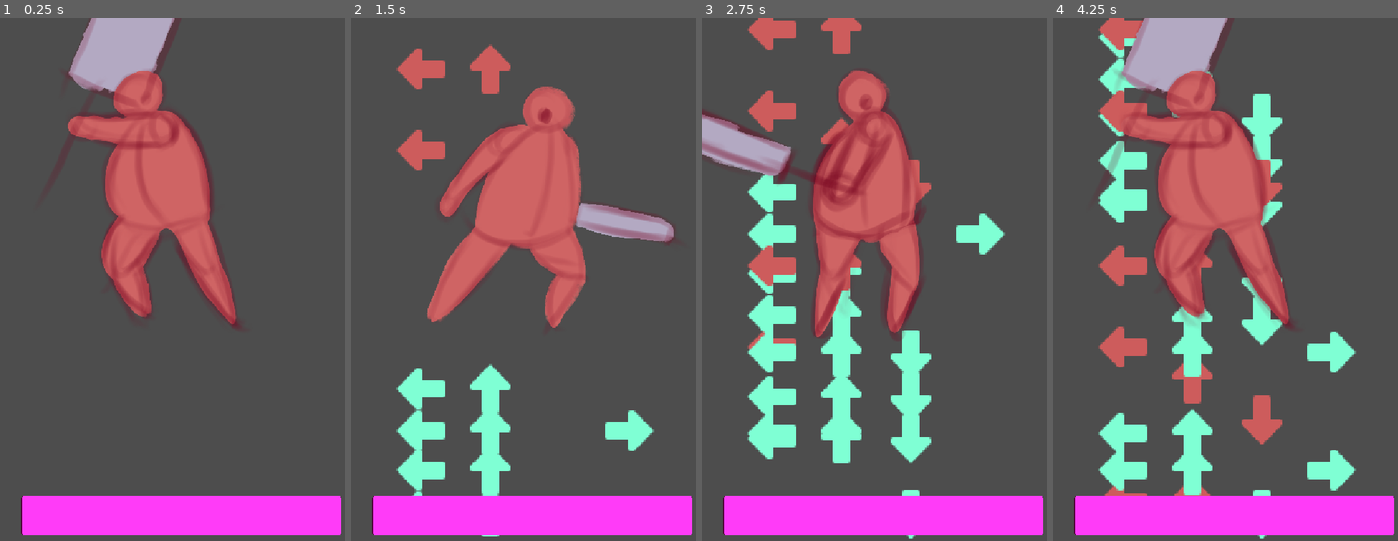
Above: before the commit, frames 1-4 (left to right).
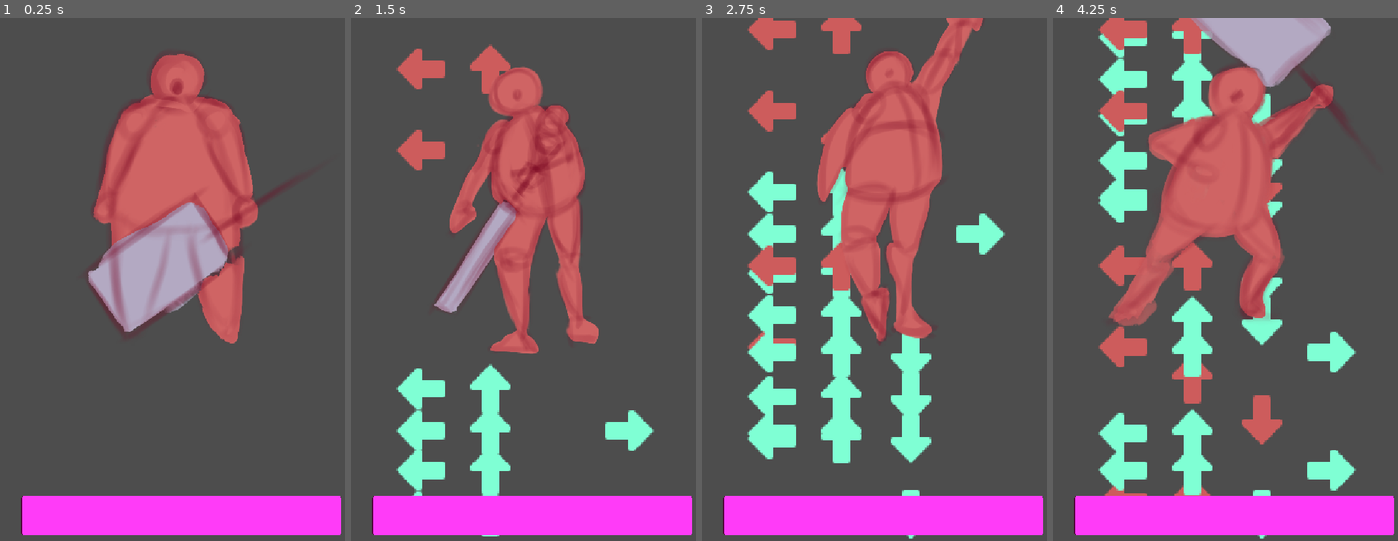
Above: after the commit, the same moments.

Repository: Bbubbee/Musik-Knight
Game: Godot game, scene res://scenes/levels/get_started/attack_manager.tscn
Two runs of this game, one before a commit and one after it. Both use one fixed random seed, a clock stepped at 60 frames per second and the inputs below.
Inputs:
- Up to frame 1 (0.25 s): no input
- Up to frame 2 (1.5 s): tap Enter (ui_accept) at 0.5, 0.77 s; hold D (right) 0.53-1.28 s; hold P (dev_enemy_atk) 0.53-1.28 s; hold S (down) from 1.28 s (still down); tap O (dev_enemy_atk_2, bound only after the commit) at 1.35 s
- Up to frame 3 (2.75 s): tap Enter (ui_accept) at 1.52 s; release S (down) at 2.03 s; hold D (right) from 2.03 s (still down); hold P (dev_enemy_atk) from 2.03 s (still down)
- Up to frame 4 (4.25 s): release D (right) at 2.78 s; release P (dev_enemy_atk) at 2.78 s; hold W (up) 2.78-3.53 s; tap O (dev_enemy_atk_2, bound only after the commit) at 2.85 s; tap Enter (ui_accept) at 3.02, 3.77 s; hold A (left) from 3.53 s (still down); hold P (dev_enemy_atk) from 3.53 s (still down)

The runs differ from the first frame. In frame 1, 18% of the frame differs, in the area x 19-82%, y 0-63%; in frame 2, 11%; in frame 3, 13%; in frame 4, 16%.

Commit message:
added proto animations for enemy and rigged new parry system

Diff:
--- a/project.godot
+++ b/project.godot
@@ -25,8 +25,8 @@
 
 window/size/viewport_width=720
 window/size/viewport_height=1080
-window/size/window_width_override=360
-window/size/window_height_override=540
+window/size/window_width_override=720
+window/size/window_height_override=1080
 window/stretch/mode="canvas_items"
 window/stretch/aspect="expand"
 
@@ -79,6 +79,7 @@
 dev_enemy_atk_2={
 "deadzone": 0.2,
 "events": [Object(InputEventMouseButton,"resource_local_to_scene":false,"resource_name":"","device":-1,"window_id":0,"a …(260 unchanged characters)…
+, Object(InputEventKey,"resource_local_to_scene":false,"resource_name":"","device":-1,"window_id":0,"alt_pressed":false,"shift_pressed":false,"ctrl_pressed":false,"meta_pressed":false,"pressed":false,"keycode":0,"physical_keycode":79,"key_label":0,"unicode":111,"location":0,"echo":false,"script":null)
 ]
 }
 
--- a/scenes/actors/enemies/enemy/enemy.gd
+++ b/scenes/actors/enemies/enemy/enemy.gd
@@ -2,14 +2,25 @@
 class_name Enemy
 
 signal attacked_player(dir: Constants.DIR)
-@onready var attack_dir_sprite: Sprite2D = $AttackDirSprite
 
 @onready var state_machine: StateMachine = $StateMachine
+var parriable: bool = false
+
+var _attack_dir: Constants.DIR
+
 
 func _ready() -> void:
 	state_machine.init(self)
-	attack_dir_sprite.visible = false
+
+
+func set_parriable():
+	parriable = not parriable
 
 
 func got_parried():
-	pass
+	var name = state_machine.current_state.name.to_lower()
+	print("Parried! State = " + str(name))
+	parriable = not parriable
+
+	var state = state_machine.current_state
+	state.transition.emit(state, "thinking")
--- a/scenes/actors/enemies/enemy/enemy.tscn
+++ b/scenes/actors/enemies/enemy/enemy.tscn
@@ -5,12 +5,11 @@
 [ext_resource type="Script" uid="uid://ch76ingdwgwvn" path="res://scenes/actors/enemies/enemy/states/idle.gd" id="3_20wx3"]
 [ext_resource type="Script" uid="uid://dk36wugbm7gae" path="res://scenes/actors/enemies/enemy/states/attacking.gd" id="4_22d5t"]
 [ext_resource type="PackedScene" uid="uid://238esogyd7if" path="res://utils/components/health_component/health_component.tscn" id="5_hmtcp"]
-[ext_resource type="Texture2D" uid="uid://cx1irex1h1ea2" path="res://scenes/systems/arrow/arrowUp.png" id="6_q42u2"]
-[ext_resource type="Texture2D" uid="uid://bc4onbqbemka3" path="res://scenes/actors/enemies/enemy/assets/spritesheet.png" id="7_ysyjw"]
+[ext_resource type="Texture2D" uid="uid://cxtfqsgpo53li" path="res://scenes/actors/enemies/enemy/assets/sprite_sheet.png" id="7_ysyjw"]
 
 [sub_resource type="AtlasTexture" id="AtlasTexture_xvex2"]
 atlas = ExtResource("7_ysyjw")
-region = Rect2(0, 0, 1555, 1080)
+region = Rect2(0, 0, 1555, 1800)
 
 [sub_resource type="Animation" id="Animation_ysyjw"]
 length = 0.001
@@ -24,25 +23,143 @@
 "times": PackedFloat32Array(0),
 "transitions": PackedFloat32Array(1),
 "update": 0,
-"values": [Rect2(0, 0, 1555, 1080)]
+"values": [Rect2(0, 0, 1555, 1800)]
+}
+
+[sub_resource type="Animation" id="Animation_utf64"]
+resource_name = "attack_up"
+length = 2.0
+step = 0.1
+tracks/0/type = "value"
+tracks/0/imported = false
+tracks/0/enabled = true
+tracks/0/path = NodePath("CharacterSprite:texture:region")
+tracks/0/interp = 1
+tracks/0/loop_wrap = true
+tracks/0/keys = {
+"times": PackedFloat32Array(0, 0.5, 1, 1.5),
+"transitions": PackedFloat32Array(1, 1, 1, 1),
+"update": 1,
+"values": [Rect2(1555, 3600, 1555, 1800), Rect2(3110, 3600, 1555, 1800), Rect2(4665, 3600, 1555, 1800), Rect2(6220, 3600, 1555, 1800)]
+}
+tracks/1/type = "method"
+tracks/1/imported = false
+tracks/1/enabled = true
+tracks/1/path = NodePath(".")
+tracks/1/interp = 1
+tracks/1/loop_wrap = true
+tracks/1/keys = {
+"times": PackedFloat32Array(0.4, 1.1),
+"transitions": PackedFloat32Array(1, 1),
+"values": [{
+"args": [],
+"method": &"set_parriable"
+}, {
+"args": [],
+"method": &"set_parriable"
+}]
+}
+
+[sub_resource type="Animation" id="Animation_uw10i"]
+resource_name = "attack_left"
+length = 2.0
+step = 0.1
+tracks/0/type = "value"
+tracks/0/imported = false
+tracks/0/enabled = true
+tracks/0/path = NodePath("CharacterSprite:texture:region")
+tracks/0/interp = 1
+tracks/0/loop_wrap = true
+tracks/0/keys = {
+"times": PackedFloat32Array(0, 0.5, 1, 1.5),
+"transitions": PackedFloat32Array(1, 1, 1, 1),
+"update": 1,
+"values": [Rect2(1555, 1800, 1555, 1800), Rect2(3110, 1800, 1555, 1800), Rect2(4665, 1800, 1555, 1800), Rect2(6220, 1800, 1555, 1800)]
+}
+tracks/1/type = "method"
+tracks/1/imported = false
+tracks/1/enabled = true
+tracks/1/path = NodePath(".")
+tracks/1/interp = 1
+tracks/1/loop_wrap = true
+tracks/1/keys = {
+"times": PackedFloat32Array(0.4, 1.1),
+"transitions": PackedFloat32Array(1, 1),
+"values": [{
+"args": [],
+"method": &"set_parriable"
+}, {
+"args": [],
+"method": &"set_parriable"
+}]
 }
 
 [sub_resource type="Animation" id="Animation_rffag"]
 resource_name = "attack_right"
 length = 2.0
-loop_mode = 1
-step = 0.1
-tracks/0/type = "value"
-tracks/0/imported = false
-tracks/0/enabled = true
-tracks/0/path = NodePath("CharacterSprite:texture:region")
-tracks/0/interp = 1
-tracks/0/loop_wrap = true
-tracks/0/keys = {
-"times": PackedFloat32Array(0, 0.5, 1, 1.5),
-"transitions": PackedFloat32Array(1, 1, 1, 1),
-"update": 1,
-"values": [Rect2(1555, 0, 1555, 1080), Rect2(3110, 0, 1555, 1080), Rect2(4665, 0, 1555, 1080), Rect2(6220, 0, 1555, 1080)]
+step = 0.1
+tracks/0/type = "value"
+tracks/0/imported = false
+tracks/0/enabled = true
+tracks/0/path = NodePath("CharacterSprite:texture:region")
+tracks/0/interp = 1
+tracks/0/loop_wrap = true
+tracks/0/keys = {
+"times": PackedFloat32Array(0, 0.5, 1, 1.5),
+"transitions": PackedFloat32Array(1, 1, 1, 1),
+"update": 1,
+"values": [Rect2(1555, 0, 1555, 1800), Rect2(3110, 0, 1555, 1800), Rect2(4665, 0, 1555, 1800), Rect2(6220, 0, 1555, 1800)]
+}
+tracks/1/type = "method"
+tracks/1/imported = false
+tracks/1/enabled = true
+tracks/1/path = NodePath(".")
+tracks/1/interp = 1
+tracks/1/loop_wrap = true
+tracks/1/keys = {
+"times": PackedFloat32Array(0.4, 1.1),
+"transitions": PackedFloat32Array(1, 1),
+"values": [{
+"args": [],
+"method": &"set_parriable"
+}, {
+"args": [],
+"method": &"set_parriable"
+}]
+}
+
+[sub_resource type="Animation" id="Animation_1br1u"]
+resource_name = "attack_up"
+length = 2.0
+step = 0.1
+tracks/0/type = "value"
+tracks/0/imported = false
+tracks/0/enabled = true
+tracks/0/path = NodePath("CharacterSprite:texture:region")
+tracks/0/interp = 1
+tracks/0/loop_wrap = true
+tracks/0/keys = {
+"times": PackedFloat32Array(0, 0.5, 1, 1.5),
+"transitions": PackedFloat32Array(1, 1, 1, 1),
+"update": 1,
+"values": [Rect2(1555, 5400, 1555, 1800), Rect2(3110, 5400, 1555, 1800), Rect2(4665, 5400, 1555, 1800), Rect2(6220, 5400, 1555, 1800)]
+}
+tracks/1/type = "method"
+tracks/1/imported = false
+tracks/1/enabled = true
+tracks/1/path = NodePath(".")
+tracks/1/interp = 1
+tracks/1/loop_wrap = true
+tracks/1/keys = {
+"times": PackedFloat32Array(0.4, 1.1),
+"transitions": PackedFloat32Array(1, 1),
+"values": [{
+"args": [],
+"method": &"set_parriable"
+}, {
+"args": [],
+"method": &"set_parriable"
+}]
 }
 
 [sub_resource type="Animation" id="Animation_t1tli"]
@@ -58,13 +175,16 @@
 "times": PackedFloat32Array(0),
 "transitions": PackedFloat32Array(1),
 "update": 0,
-"values": [Rect2(0, 0, 1555, 1080)]
+"values": [Rect2(0, 0, 1555, 1800)]
 }
 
 [sub_resource type="AnimationLibrary" id="AnimationLibrary_utf64"]
 _data = {
 &"RESET": SubResource("Animation_ysyjw"),
+&"attack_down": SubResource("Animation_utf64"),
+&"attack_left": SubResource("Animation_uw10i"),
 &"attack_right": SubResource("Animation_rffag"),
+&"attack_up": SubResource("Animation_1br1u"),
 &"idle": SubResource("Animation_t1tli")
 }
 
@@ -77,23 +197,20 @@
 [node name="Thinking" type="Node" parent="StateMachine" unique_id=1418791308]
 script = ExtResource("3_20wx3")
 
+[node name="ThinkingTimer" type="Timer" parent="StateMachine/Thinking" unique_id=502423294]
+one_shot = true
+autostart = true
+
 [node name="Attacking" type="Node" parent="StateMachine" unique_id=212312955]
 script = ExtResource("4_22d5t")
 
-[node name="AttackTimer" type="Timer" parent="StateMachine/Attacking" unique_id=570346516]
-one_shot = true
-
 [node name="HealthComponent" parent="." unique_id=810108133 instance=ExtResource("5_hmtcp")]
-
-[node name="AttackDirSprite" type="Sprite2D" parent="." unique_id=833882621]
-scale = Vector2(2, 2)
-texture = ExtResource("6_q42u2")
 
 [node name="CharacterSprite" type="Sprite2D" parent="." unique_id=391592614]
 texture = SubResource("AtlasTexture_xvex2")
 
 [node name="AnimationPlayer" type="AnimationPlayer" parent="." unique_id=1827542258]
 libraries/ = SubResource("AnimationLibrary_utf64")
-autoplay = &"attack_right"
-
-[connection signal="timeout" from="StateMachine/Attacking/AttackTimer" to="StateMachine/Attacking" method="_on_attack_timer_timeout"]
+
+[connection signal="timeout" from="StateMachine/Thinking/ThinkingTimer" to="StateMachine/Thinking" method="_on_thinking_timer_timeout"]
+[connection signal="animation_finished" from="AnimationPlayer" to="StateMachine/Attacking" method="_on_animation_player_animation_finished"]
--- a/scenes/actors/enemies/enemy/states/attacking.gd
+++ b/scenes/actors/enemies/enemy/states/attacking.gd
@@ -1,16 +1,17 @@
 extends State
 
-@onready var attack_timer: Timer = $AttackTimer
+
+@onready var animation_player = $"../../AnimationPlayer"
+
 
 func enter(_enter_params = null):
 	var rand_dir = Constants.get_rand_dir()
+	actor._attack_dir = rand_dir
 	actor.attacked_player.emit(rand_dir)
-
-	actor.attack_dir_sprite.visible = true
-	actor.attack_dir_sprite.rotation_degrees = Constants.get_rotation_from_dir(rand_dir)
-	attack_timer.start()
+	animation_player.play("attack_"+Constants.get_string_from_dir(rand_dir))
 
 
-func _on_attack_timer_timeout() -> void:
-	actor.attack_dir_sprite.visible = false
+
+
+func _on_animation_player_animation_finished(anim_name):
 	transition.emit(self, "thinking")
--- a/scenes/actors/enemies/enemy/states/idle.gd
+++ b/scenes/actors/enemies/enemy/states/idle.gd
@@ -1,4 +1,11 @@
 extends State
+
+@onready var animation_player = $"../../AnimationPlayer"
+@onready var thinking_timer = $ThinkingTimer
+
+func enter(_enter_params = null):
+	animation_player.play("idle")
+	thinking_timer.start(1)
 
 
 func attack_break():
@@ -19,3 +26,8 @@
 
 	if event.is_action_pressed("dev_enemy_atk_2"):
 		transition.emit(self, "attacking")
+
+
+
+func _on_thinking_timer_timeout():
+	transition.emit(self, "attacking")
--- a/scenes/levels/get_started/attack_manager.gd
+++ b/scenes/levels/get_started/attack_manager.gd
@@ -70,44 +70,26 @@
 	if arrow.caster == "e":
 		arrow.damage_player()
 
-@onready var parry_timer: Timer = $TempNodes/ParryTimer
-var attack_to_process
 
 func _on_enemy_attacked_player(dir: Constants.DIR) -> void:
 	if not player: return
 
 	# Start parry window.
 	player.got_attacked_basic()
-	process_attack_basic(dir)
-
-	# If parry window expires, deal damage to player.
-
-
-func process_attack_basic(dir: Constants.DIR):
-	print("Attacked: " + Constants.get_string_from_dir(dir))
-	print("Start parry window")
-
-	parry_timer.start(1)
-	attack_to_process = dir
 
 
 func _on_player_attacked_enemy(dir: Constants.DIR) -> void:
 	if not enemy: return
 
 	# If no parry window, just deal damage normally.
-	if parry_timer.is_stopped():
-		print("Attack enemy")
+	if not enemy.parriable:
+		print("scratched enemy")
 		return
 
 	# There is a parry window. Attemp to parry. If incorrect parry,
 	# just deal scratch damage
-	if dir == attack_to_process:
-		print("Parried!")
-		parry_timer.stop()
+	if dir == Constants.get_opposite_dir(enemy._attack_dir):
+		enemy.got_parried()
 
 	else:
 		print("scratched enemy ...")
-
-func _on_parry_timer_timeout() -> void:
-	attack_to_process = null
-	print("Deal damage to player")
--- a/utils/components/state_machines/state.gd
+++ b/utils/components/state_machines/state.gd
@@ -5,7 +5,7 @@
 
 var actor: Enemy  # Parent of this state.
 
-# Used if you want to retrive the name of a stet.
+# Used if you want to retrieve the name of a stet.
 var state_name: String = ''
 
 ## Note: You can't change states in the enter/exit function!
--- a/utils/globals/constants.gd
+++ b/utils/globals/constants.gd
@@ -36,3 +36,17 @@
 			return 90
 
 	return 270
+
+
+func get_opposite_dir(dir: DIR) -> DIR:
+	match dir:
+		DIR.LEFT:
+			return DIR.RIGHT
+		DIR.UP:
+			return DIR.DOWN
+		DIR.DOWN:
+			return DIR.UP
+		DIR.RIGHT:
+			return DIR.LEFT
+
+	return DIR.LEFT
Binary file added: scenes/actors/enemies/enemy/assets/sprite_sheet.png
Not shown, added: scenes/actors/enemies/enemy/assets/sprite_sheet.png.import
Not shown, added: utils/diary.txt
